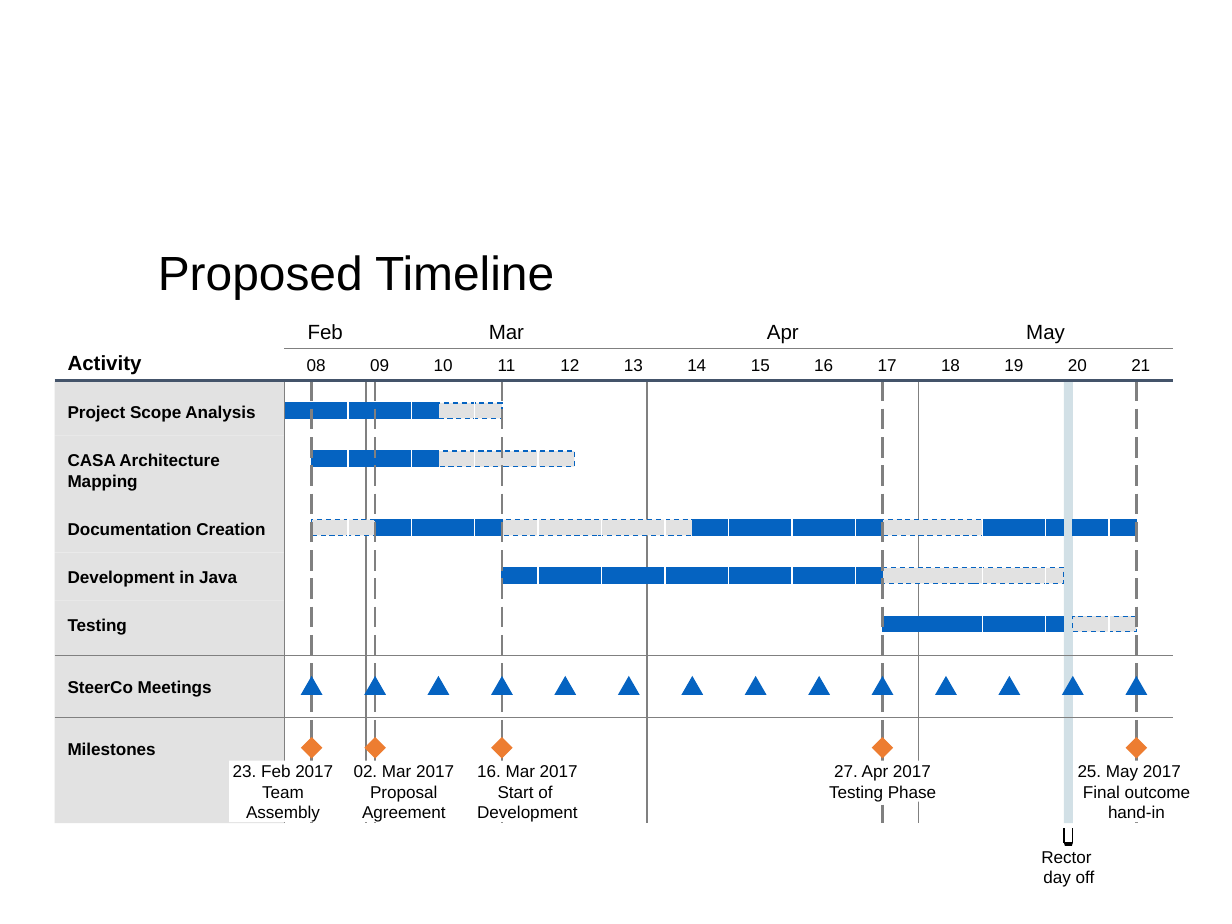
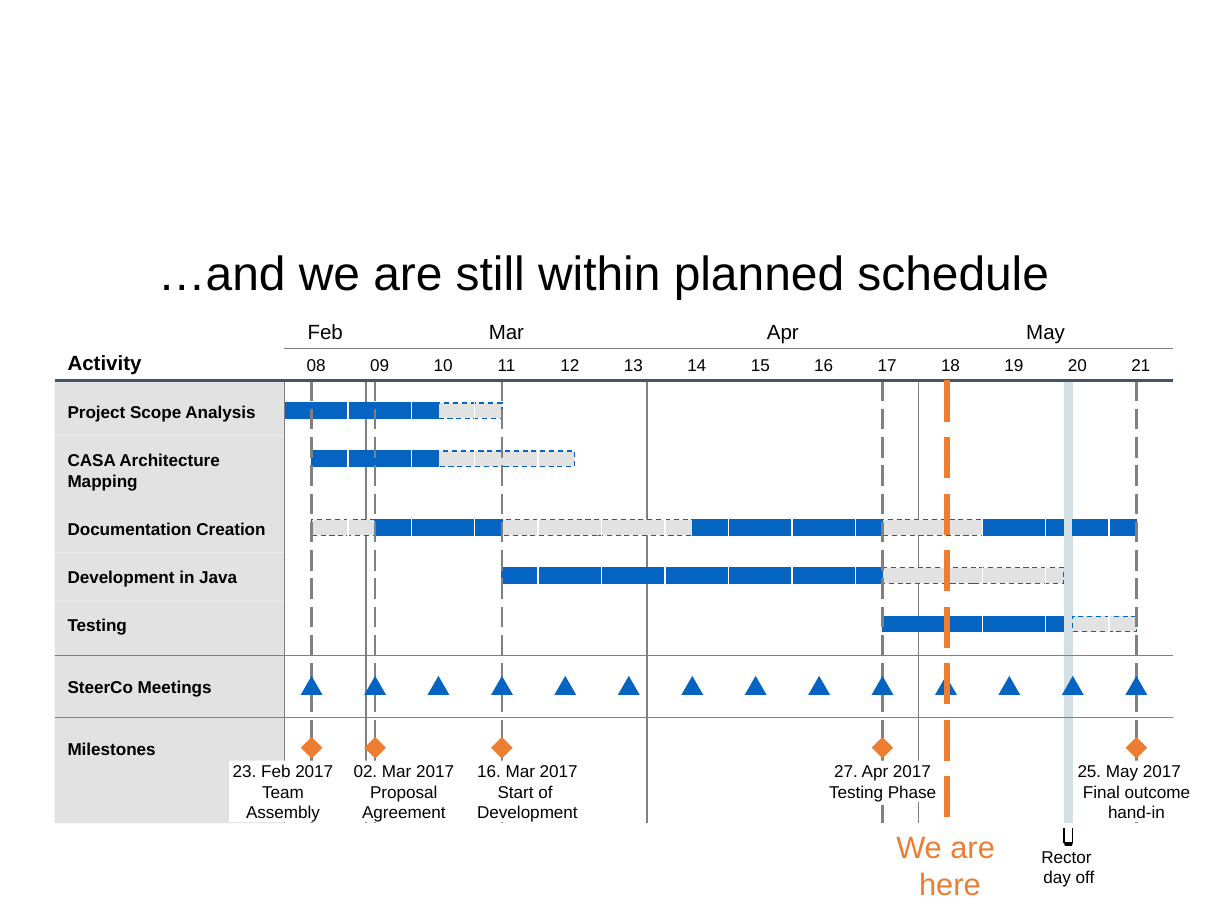
Before and after one commit to Plavit/CASA-refactor, a slide deck: slide 7 of docs/WIP/CASA_May4_v1.pptx (slide 6 before the commit). Drawn at 1232x924 pixels with LibreOffice and Linux fonts; fonts in the diff are those of the drawing; background and template pictures are left out. Boxes give left, top, right and bottom in pixels: in the first picture for what was removed or moved away, otherwise in the second. Text is boxed around its words. In the diff, an @@ line names an element or a change of style, - is before the commit and + after.

```diff
--- a/docs/WIP/CASA_May4_v1.pptx
+++ b/docs/WIP/CASA_May4_v1.pptx
@@ title at (158, 255, 1049, 299): text changed @@
-Proposed Timeline
+…and we are still within planned schedule
@@ line added from (947, 381) to (947, 823), #ED7D31 3 pt dashed @@
@@ text added at (896, 837, 995, 896), 18 pt, text #ED7D31 @@
+We are
+here
```
Also in this commit, not shown: 8 other slides changed, 4 slides added, 2 slides removed.
